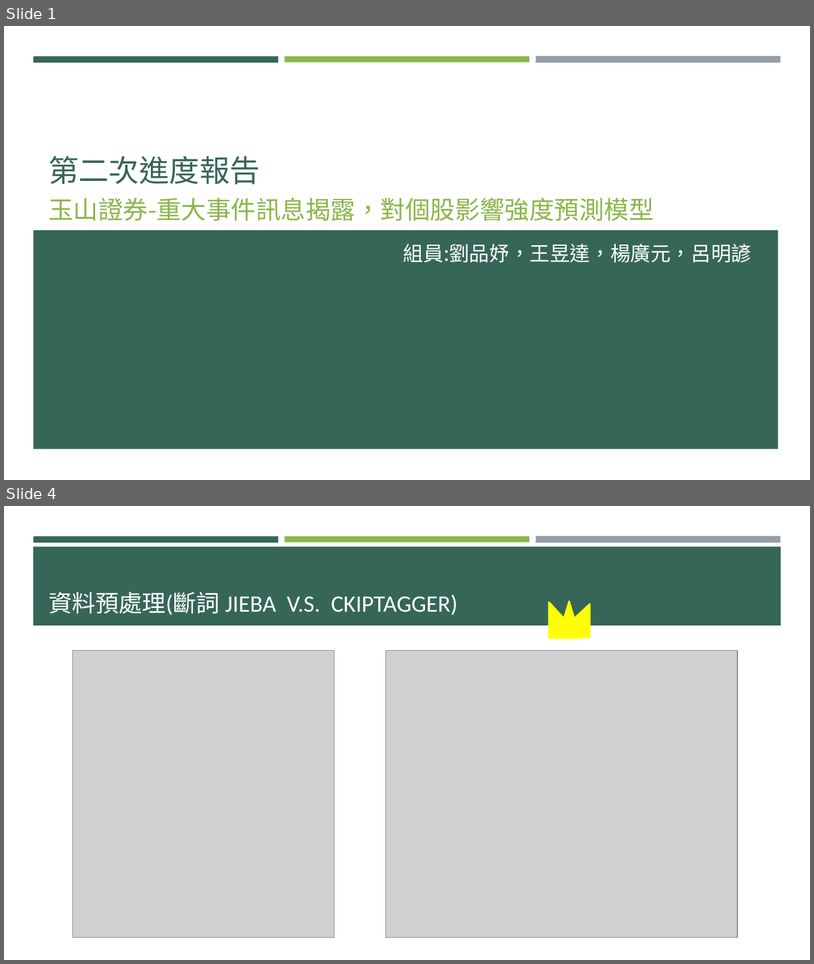
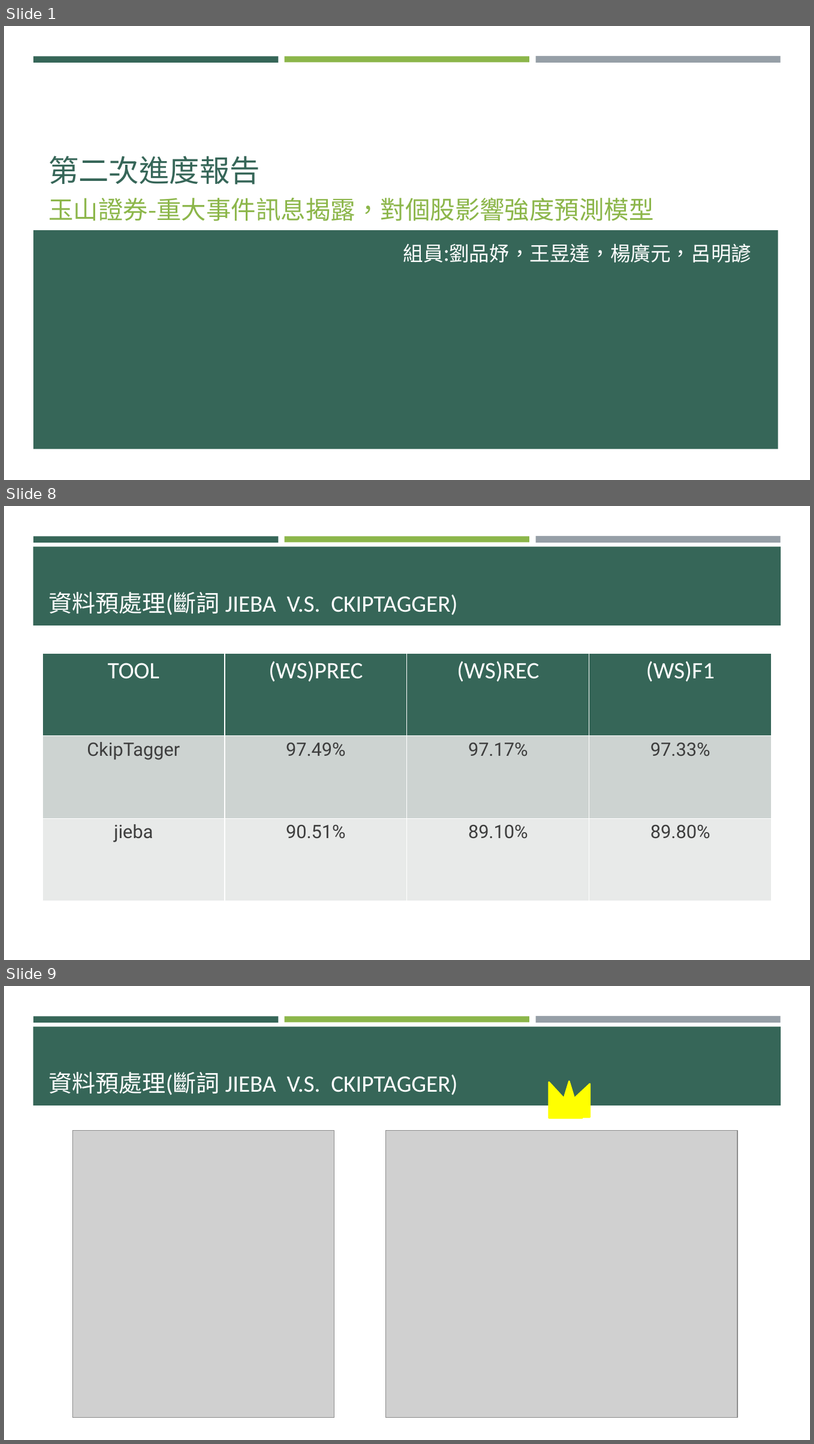
Before and after one commit to p314008dsa/Text-mining, a slide deck: 0610進度報告 .pptx. Shown one above the other, each under a label of ours: slides 1 and 4 before the commit, slides 1, 8 and 9 after it; the slides between them are not shown. The pictures are 814x964 and 814x1444 pixels, drawn with LibreOffice and Linux fonts; fonts in the diff are those of the drawing; grey boxes stand for pictures. Boxes give left, top, right and bottom in pixels: in the first picture for what was removed or moved away, otherwise in the second. Text is boxed around its words. In the diff, an @@ line names an element or a change of style, - is before the commit and + after.

```diff
--- a/0610進度報告 .pptx
+++ b/0610進度報告 .pptx
@@ slide 8 added at bbox=[4, 506, 810, 960], background #FFFFFF; not listed: 4 template elements that a slide beside it also shows @@
@@ title added at bbox=[48, 592, 458, 615], 28 pt, text #FFFFFF @@
+資料預處理(斷詞 JIEBA V.S. CKIPTAGGER)
@@ table added at bbox=[43, 653, 773, 900], 3 rows, 4 columns @@
+TOOL | (WS)PREC | (WS)REC | (WS)F1
+CkipTagger | 97.49% | 97.17% | 97.33%
+jieba | 90.51% | 89.10% | 89.80%
@@ what was slide 4 is now slide 9 @@
```
Also in this commit, not shown: 4 slides changed, 9 other slides added, 1 slide removed, 1 other file.
